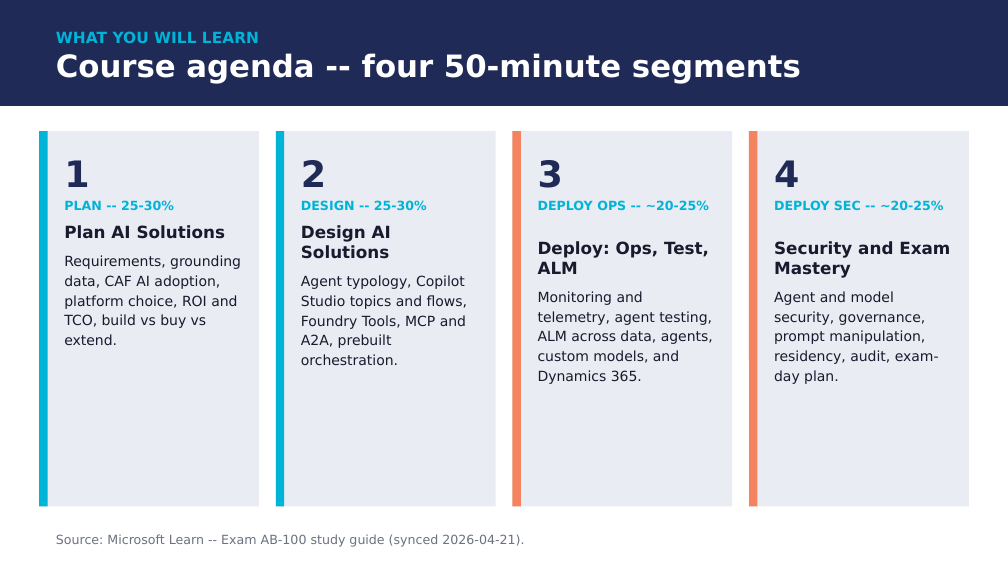
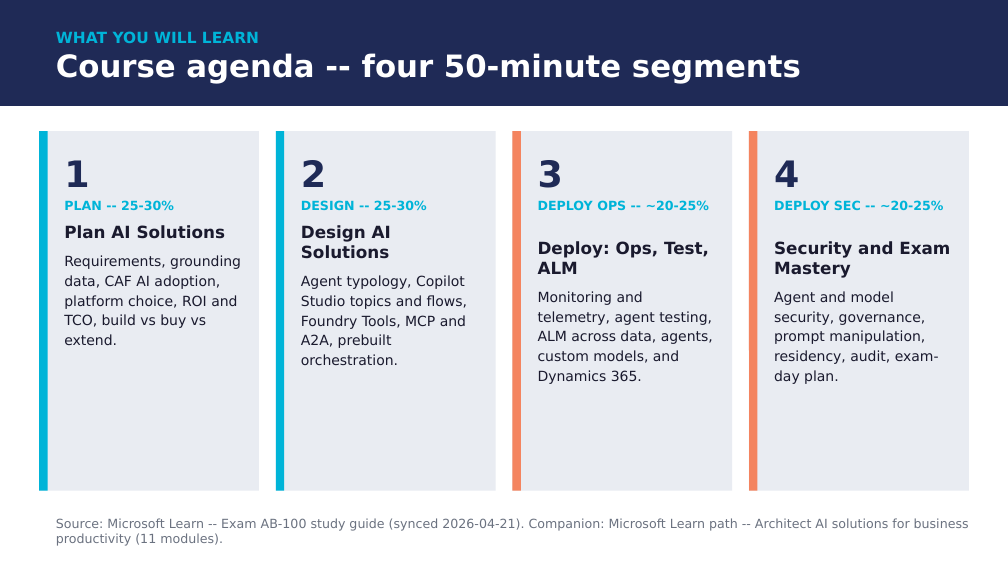
Before and after one commit to timothywarner-org/ab100, a slide deck: slide 2 of docs/ab100-course-deck-april-2026.pptx. Drawn at 1008x567 pixels with LibreOffice and Linux fonts; fonts in the diff are those of the drawing. Boxes give left, top, right and bottom in pixels: in the first picture for what was removed or moved away, otherwise in the second. Text is boxed around its words. In the diff, an @@ line names an element or a change of style, - is before the commit and + after.

```diff
--- a/docs/ab100-course-deck-april-2026.pptx
+++ b/docs/ab100-course-deck-april-2026.pptx
@@ rectangle: place and size @@
-rectangle at (39, 131, 259, 506)
+rectangle at (39, 131, 259, 491)
@@ line moved from (43, 131) - (43, 506) to (43, 131) - (43, 491) @@
@@ rectangle: place and size @@
-rectangle at (276, 131, 496, 506)
+rectangle at (276, 131, 496, 491)
@@ line moved from (280, 131) - (280, 506) to (280, 131) - (280, 491) @@
@@ rectangle: place and size @@
-rectangle at (512, 131, 732, 506)
+rectangle at (512, 131, 732, 491)
@@ line moved from (516, 131) - (516, 506) to (516, 131) - (516, 491) @@
@@ rectangle: place and size @@
-rectangle at (749, 131, 969, 506)
+rectangle at (749, 131, 969, 491)
@@ line moved from (753, 131) - (753, 506) to (753, 131) - (753, 491) @@
@@ text at (56, 518, 969, 546): text changed @@
-Source: Microsoft Learn -- Exam AB-100 study guide (synced 2026-04-21).
+Source: Microsoft Learn -- Exam AB-100 study guide (synced 2026-04-21). Companion: Microsoft Learn path -- Architect AI solutions for business productivity (11 modules).
```
Also in this commit, not shown: 4 other slides changed, 8 slides added, 1 slide removed, 41 other files.
